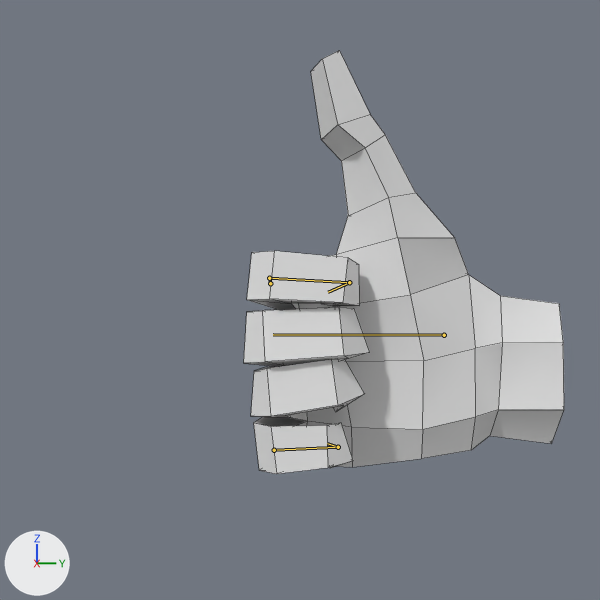
What one commit did to the Blender file Assets/Prefabs/Hands/VRHand.blend.
Before and after are seen from the file's camera 'Camera'. Every picture has the same lights, and +X, +Y and +Z are marked at lower left. Both versions are drawn at frame 80 of the action 'metarig.003Action.001'; the numbers are the values there. The bones that change are drawn over the model as lines. Mesh edges are drawn as thin lines.

The first picture shows 'Hand.003'.
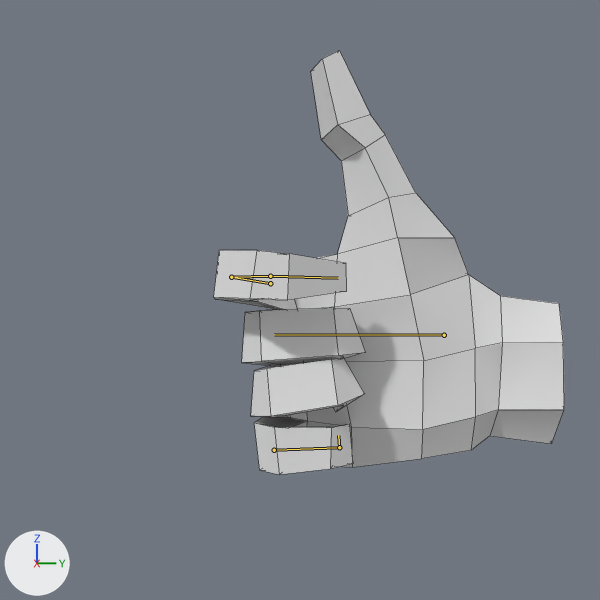
What the commit changed:
Bone 'f_index.01.R' (bone_f_index_01_r) turns from (83, 5, -1) to (55, 5, -1) degrees about its own x, y and z.
Bone 'f_index.02.R' (bone_f_index_02_r) turns from (-10, -1, 8) to (-3, -1, 8) degrees about its own x, y and z.
Bone 'f_index.03.R' (bone_f_index_03_r) turns from (32, -2, 6) to (17, 2, -5) degrees about its own x, y and z.
Bone 'palm.02.R' (bone_palm_02_r) turns from (0, 0, 0) to (-3, 0, 0) degrees about its own x, y and z.
Bone 'f_pinky.02.R' (bone_f_pinky_02_r) turns from (-10, -3, -5) to (0, 0, 0) degrees about its own x, y and z.
Bone 'f_pinky.03.R' (bone_f_pinky_03_r) turns from (31, -6, 11) to (0, 0, 0) degrees about its own x, y and z.

Where the change shows, as pixel boxes [x1, y1, x2, y2] in the pictures (600 x 600 px):
'Hand.003', posed (9% wider): before [244, 50, 564, 474]; after [214, 50, 564, 474]
bone 'f_index.01.R', root to tip: before (270, 283) to (269, 278); after (270, 283) to (231, 277)
bone 'f_index.02.R', root to tip: before (269, 278) to (349, 282); after (231, 277) to (270, 276)
bone 'f_index.03.R', root to tip: before (349, 282) to (328, 292); after (270, 276) to (338, 278)
bone 'palm.02.R', root to tip: before (444, 335) to (273, 334); after (444, 335) to (274, 334)
bone 'f_pinky.02.R', root to tip: before (274, 450) to (338, 447); after (274, 450) to (339, 447)
bone 'f_pinky.03.R', root to tip: before (338, 447) to (327, 443); after (339, 447) to (338, 435)
